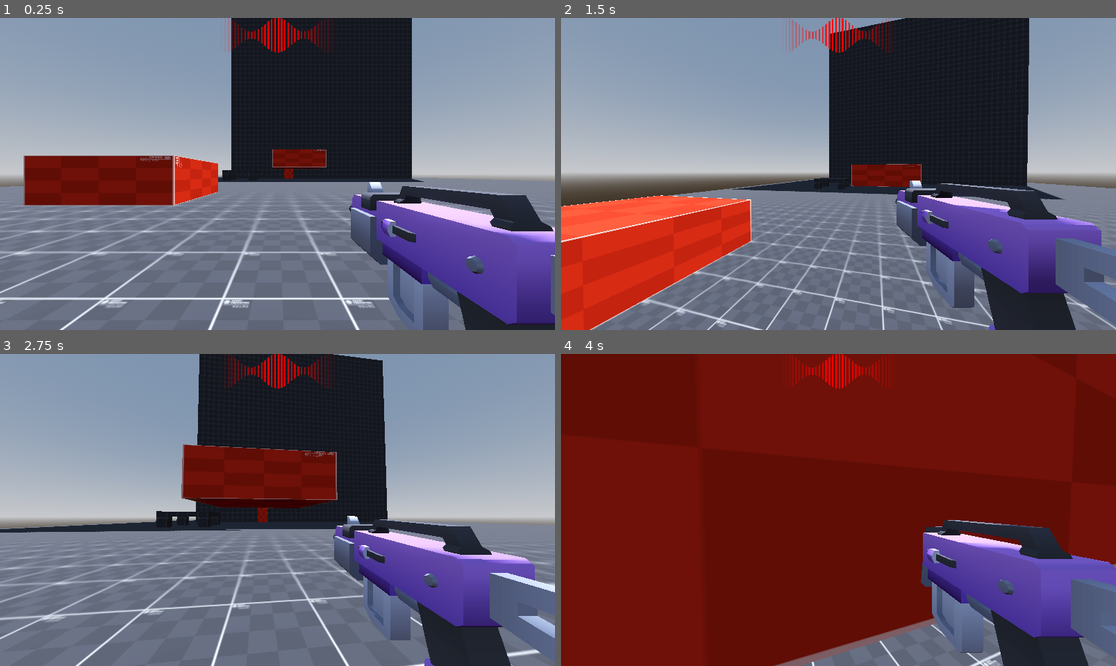
Above: before the commit, frames 1-4 (two rows, left to right).
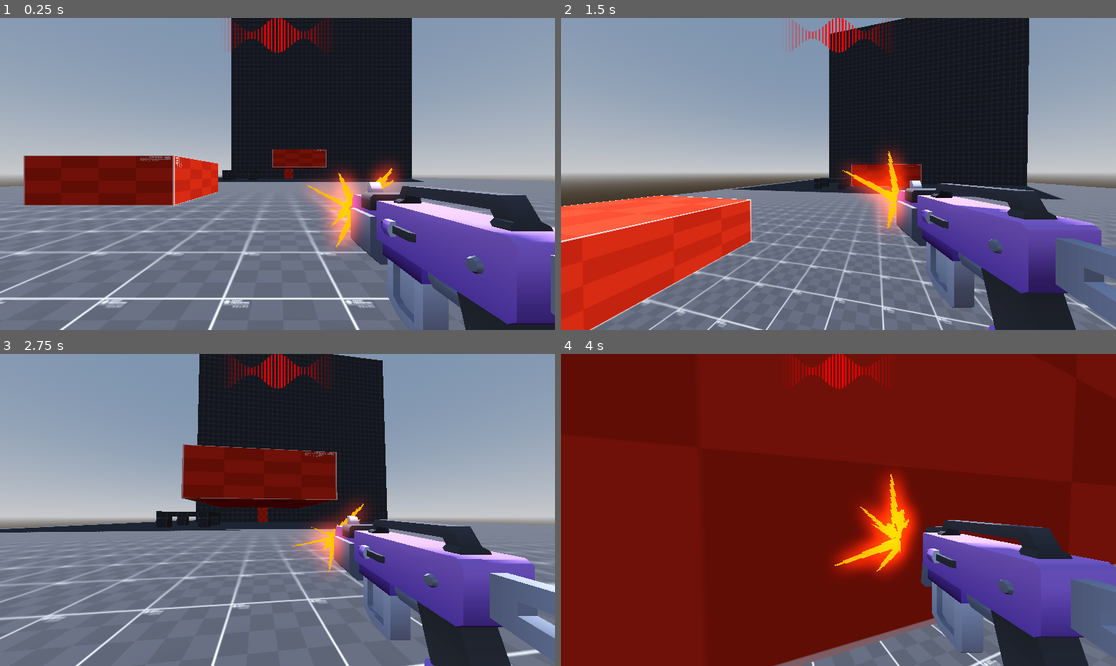
Above: after the commit, the same moments.

Repository: WasteIy/GameOff2025
Game: Godot game, scene res://PLACEHOLDERS/Scenes/test_level_placeholder.tscn
Two runs of this game, one before a commit and one after it. Both use one fixed random seed, a clock stepped at 60 frames per second and the inputs below. This scene is started directly instead of the project's main scene.
Inputs (mouse positions are in pixels of both pictures, inside the frame that each line leads up to):
- Up to frame 1 (0.25 s): no input
- Up to frame 2 (1.5 s): move the mouse to (866, 174) at 0.52 s; hold Shift (sprint) 0.53-1.28 s; hold W (move_forward) from 0.53 s (still down); click (866, 174) at 0.67 s; tap Space (jump) at 0.77 s; move the mouse to (810, 174) at 1.27 s; tap Shift (sprint) at 1.35 s
- Up to frame 3 (2.75 s): keep holding W (move_forward); tap Space (jump) at 1.52 s; move the mouse to (288, 503) at 2.02 s; hold Shift (sprint) from 2.03 s (still down)
- Up to frame 4 (4 s): keep holding W (move_forward); move the mouse to (832, 516) at 2.77 s; release Shift (sprint) at 2.78 s; tap Shift (sprint) at 2.85 s; click (832, 516) at 2.92 s; tap Space (jump) at 3.02, 3.77 s; move the mouse to (877, 513) at 3.52 s; hold Shift (sprint) from 3.53 s (still down)

The runs differ from the first frame. In frame 1, 2.6% of the frame differs, in the area x 55-73%, y 45-75%; in frame 2, 2.2%; in frame 3, 1.6%; in frame 4, 3.3%, in the area x 48-65%, y 37-72%.

Commit message:
Adds muzzle flash particle and new textures

Diff:
--- /dev/null
+++ b/Assets/Particles/MuzzleFlashScene.tscn
@@ -0,0 +1,45 @@
+[gd_scene load_steps=8 format=3 uid="uid://mpdfi0nrwue1"]
+
+[ext_resource type="Shader" uid="uid://cp3ukynrqpm6q" path="res://Assets/Shaders/SparkleShader.gdshader" id="1_oifaf"]
+[ext_resource type="Texture2D" uid="uid://b2dd6i2xodxtq" path="res://Assets/Shaders/MuzzleFlashTexture.png" id="2_ntff6"]
+
+[sub_resource type="ShaderMaterial" id="ShaderMaterial_ery3i"]
+render_priority = 0
+shader = ExtResource("1_oifaf")
+shader_parameter/mainTex = ExtResource("2_ntff6")
+shader_parameter/cor = Color(3.2944162, 0.54292107, 0, 1)
+
+[sub_resource type="Curve" id="Curve_f64hd"]
+_data = [Vector2(0, 0.3146068), 0.0, 2.1916027, 0, 0, Vector2(1, 1), 0.0, 0.0, 0, 0]
+point_count = 2
+
+[sub_resource type="CurveTexture" id="CurveTexture_o5hn5"]
+curve = SubResource("Curve_f64hd")
+
+[sub_resource type="ParticleProcessMaterial" id="ParticleProcessMaterial_f64hd"]
+particle_flag_align_y = true
+direction = Vector3(0, 1, 0)
+spread = 70.0
+initial_velocity_min = 0.5
+initial_velocity_max = 1.0
+gravity = Vector3(0, 0, 0)
+scale_min = 0.39999998
+scale_max = 0.7
+scale_curve = SubResource("CurveTexture_o5hn5")
+hue_variation_min = -1.0
+hue_variation_max = 0.99999994
+
+[sub_resource type="QuadMesh" id="QuadMesh_o5hn5"]
+size = Vector2(0.25, 1)
+center_offset = Vector3(0, 0.2, 0)
+
+[node name="GPUParticles3D" type="GPUParticles3D"]
+transform = Transform3D(1, 0, 0, 0, -4.371139e-08, 1, 0, -1, -4.371139e-08, 0, 0, 0)
+material_override = SubResource("ShaderMaterial_ery3i")
+lifetime = 0.1
+explosiveness = 0.9
+randomness = 1.0
+fixed_fps = 60
+local_coords = true
+process_material = SubResource("ParticleProcessMaterial_f64hd")
+draw_pass_1 = SubResource("QuadMesh_o5hn5")
--- a/Assets/Shaders/SparkleShader.gdshader
+++ b/Assets/Shaders/SparkleShader.gdshader
@@ -1,7 +1,7 @@
 shader_type spatial;
 render_mode cull_disabled, unshaded;
 
-uniform sampler2D mainTex : filter_linear;
+uniform sampler2D mainTex : filter_nearest;
 uniform vec4 cor : source_color;
 uniform sampler2D noiseTex;
 
--- a/PLACEHOLDERS/Scenes/player_placeholder.tscn
+++ b/PLACEHOLDERS/Scenes/player_placeholder.tscn
@@ -5,7 +5,7 @@
 [ext_resource type="PackedScene" uid="uid://cjfgpiirpihg7" path="res://Scenes/UI/UI_scene.tscn" id="3_k2lhu"]
 [ext_resource type="Shader" uid="uid://cp3ukynrqpm6q" path="res://Assets/Shaders/SparkleShader.gdshader" id="3_o5hn5"]
 [ext_resource type="Script" uid="uid://7a3av5sc4s0f" path="res://Scenes/Player/Components/color_change.gd" id="4_f64hd"]
-[ext_resource type="Texture2D" uid="uid://c8lvgcee2x48d" path="res://Assets/Shaders/T_4_streaks.png" id="5_4vtuq"]
+[ext_resource type="Texture2D" uid="uid://b2dd6i2xodxtq" path="res://Assets/Shaders/MuzzleFlashTexture.png" id="4_mg8o3"]
 
 [sub_resource type="CapsuleMesh" id="CapsuleMesh_l7207"]
 
@@ -14,7 +14,7 @@
 [sub_resource type="ShaderMaterial" id="ShaderMaterial_ery3i"]
 render_priority = 0
 shader = ExtResource("3_o5hn5")
-shader_parameter/mainTex = ExtResource("5_4vtuq")
+shader_parameter/mainTex = ExtResource("4_mg8o3")
 shader_parameter/cor = Color(3.2944162, 0.54292107, 0, 1)
 
 [sub_resource type="Curve" id="Curve_f64hd"]
@@ -79,9 +79,7 @@
 [node name="GPUParticles3D" type="GPUParticles3D" parent="Head/Camera3D/blaster-d"]
 transform = Transform3D(1, 0, 0, 0, -4.371139e-08, 1, 0, -1, -4.371139e-08, -0.014242649, 0.055680335, -0.4553818)
 material_override = SubResource("ShaderMaterial_ery3i")
-emitting = false
 lifetime = 0.1
-one_shot = true
 explosiveness = 0.9
 randomness = 1.0
 fixed_fps = 60
Binary file added: Assets/Shaders/MuzzleFlash32Texture.png
Not shown, added: Assets/Shaders/MuzzleFlash32Texture.png.import
Binary file added: Assets/Shaders/MuzzleFlashTexture.png
Not shown, added: Assets/Shaders/MuzzleFlashTexture.png.import
